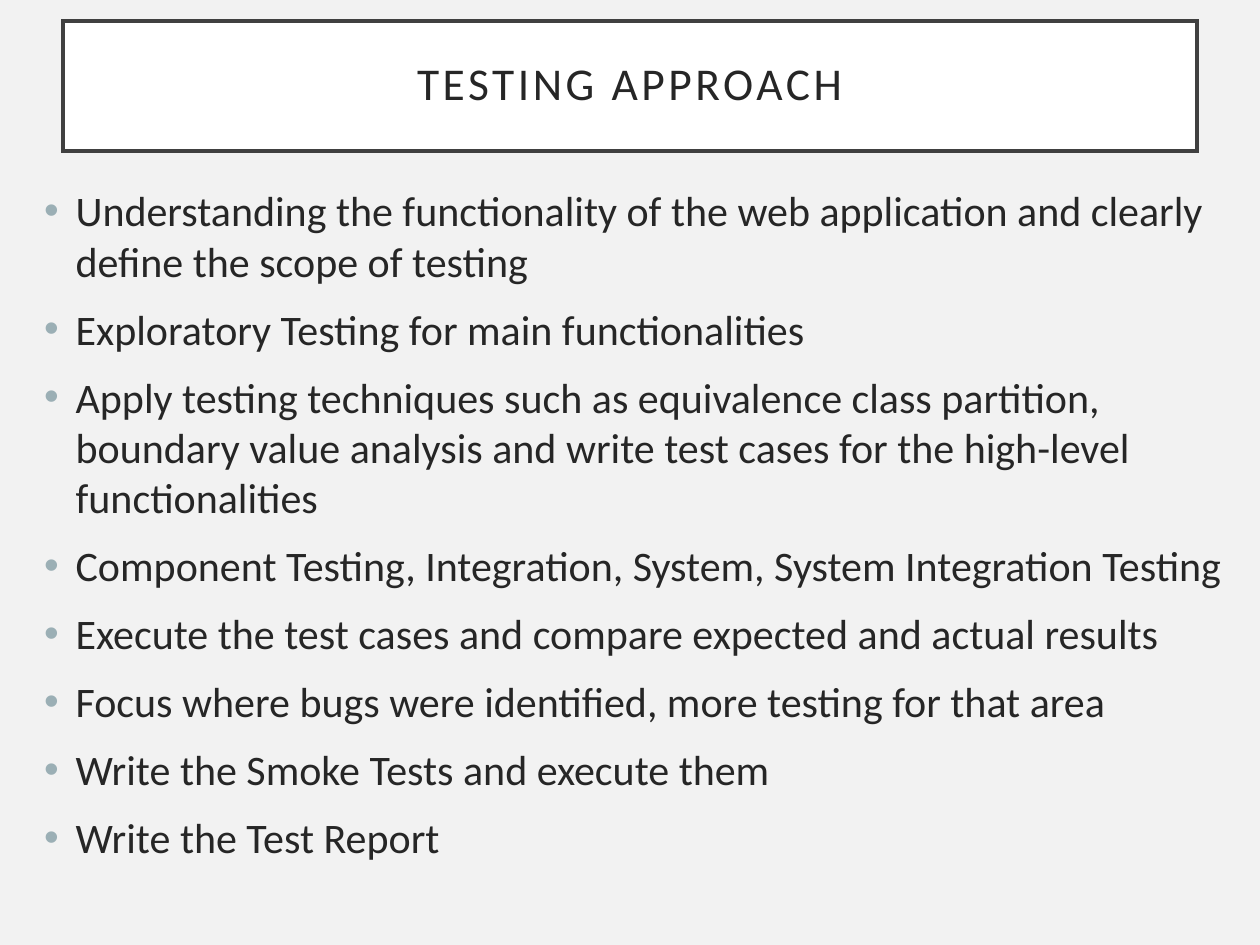
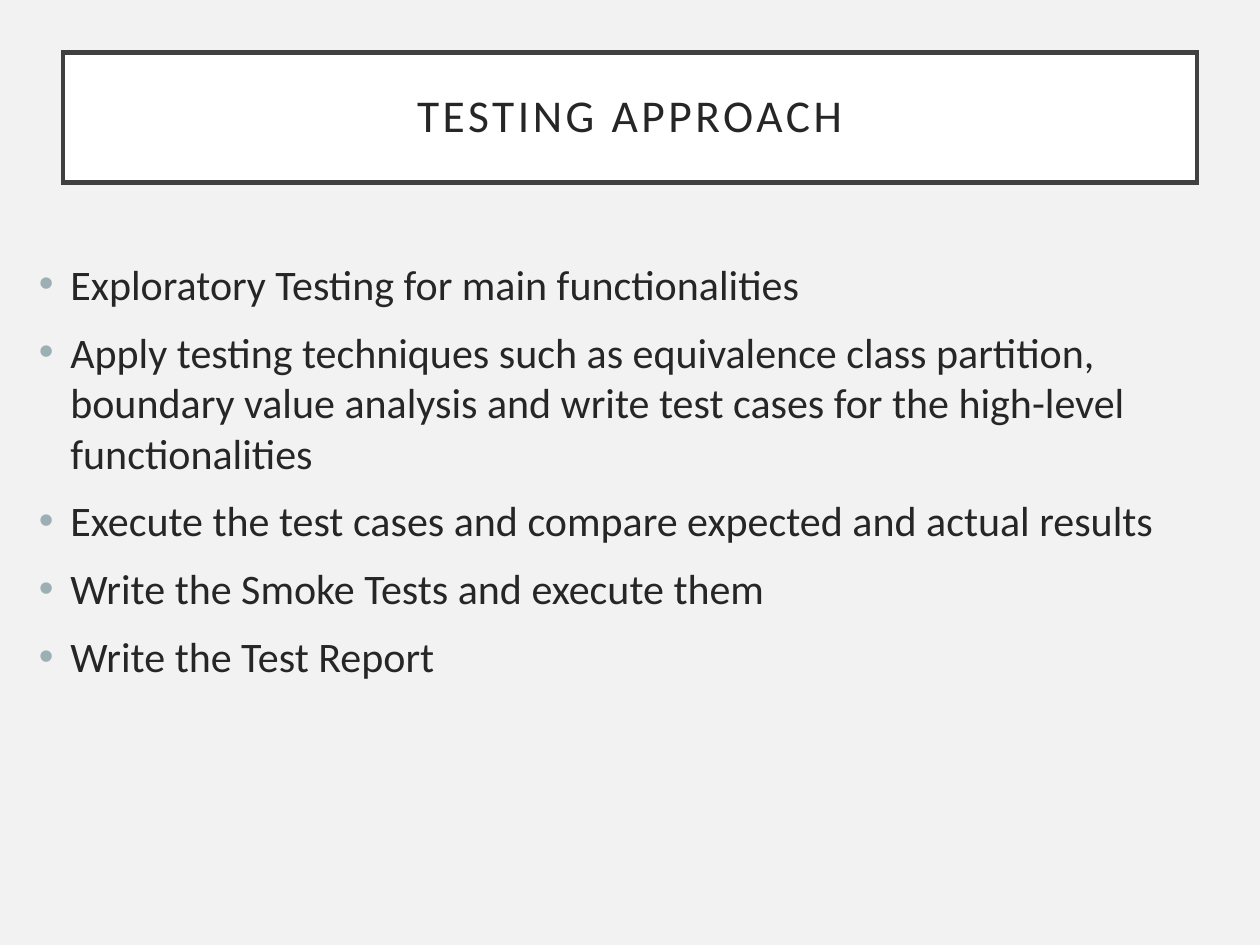
Before and after one commit to iboico/Software-Testing-Project-www.moldcell.md, a slide deck: slide 3 of Moldcell Moldova.pptx. Drawn at 1260x945 pixels with LibreOffice and Linux fonts; fonts in the diff are those of the drawing. Boxes give left, top, right and bottom in pixels: in the first picture for what was removed or moved away, otherwise in the second. Text is boxed around its words. In the diff, an @@ line names an element or a change of style, - is before the commit and + after.

```diff
--- a/Moldcell Moldova.pptx
+++ b/Moldcell Moldova.pptx
@@ title "TESTING APPROACH": place and size @@
-title "TESTING APPROACH" at [63, 21, 1197, 151]
+title "TESTING APPROACH" at [63, 53, 1197, 183]
@@ text at [76, 197, 1203, 285]: paragraph removed @@
-• Understanding the functionality of the web application and clearly define the scope of testing
@@ text "Exploratory Testing for main functionalities": place and size @@
-text "Exploratory Testing for main functionalities" at [76, 197, 1221, 860]
+text "Exploratory Testing for main functionalities" at [70, 271, 1153, 679]
@@ text at [76, 552, 1221, 589]: paragraph removed @@
-• Component Testing, Integration, System, System Integration Testing
@@ text at [76, 688, 1105, 725]: paragraph removed @@
-• Focus where bugs were identified, more testing for that area
```
Also in this commit, not shown: 5 other slides changed.
